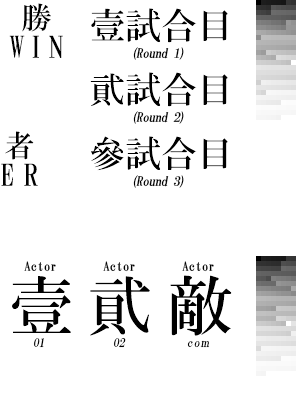
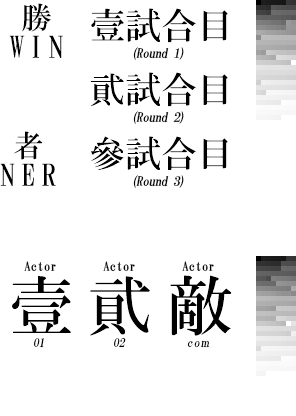
Layered file, before and after one edit (296×416). Changes by layer:
renamed "者 ER" to "者 NER", painted on it over bbox(0, 131, 56, 186)
